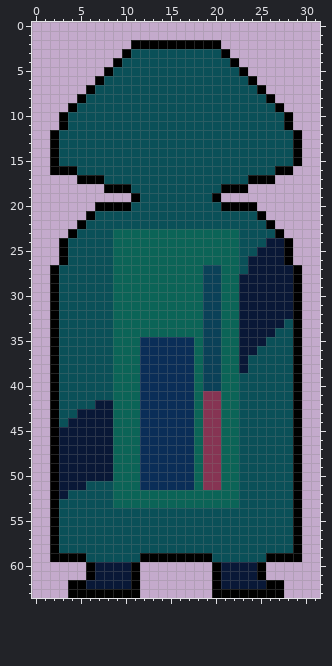
Pixel-art sprite -- proj_2_ghosts/assets/ghost_hunter_back.png. Above is the file before it was changed.
The file is 32x64 pixels.
New version:
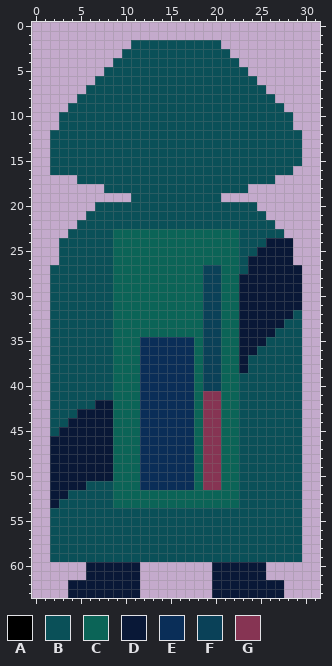
Palette (. is transparent): A #000000  B #0a5058  C #0b6457  D #091837  E #0a2e58  F #0a4158  G #863453
Change:
Colour B replaces colour A in row 2 at x 11 to 20; in row 3 at x 10 and 21; in row 4 at x 9 and 22; in row 5 at x 8 and 23; in row 6 at x 7 and 24; in row 7 at x 6 and 25.
Colour B replaces colour A in row 8 at x 5 and 26; in row 9 at x 4 and 27; in rows 10 to 11 at x 3 and 28; in rows 12 to 15 at x 2 and 29; in row 16 at x 2 to 4 and 27 to 28; in row 17 at x 5 to 7 and 24 to 26.
Colour B replaces colour A in row 18 at x 8 to 10 and 21 to 23; in row 19 at x 11 and 20; in row 20 at x 7 to 10 and 21 to 24; in row 21 at x 6 and 25; in row 22 at x 5 and 26; in row 23 at x 4 and 27.
Colour B replaces colour A in rows 24 to 26 at x 3; in rows 27 to 31 at x 2; in rows 32 to 45 at x 2 and 29; in rows 46 to 53 at x 29; in rows 54 to 58 at x 2 and 29; in row 59 at x 2 to 5, 12 to 19 and 26 to 29.
Colour D replaces colour A in rows 24 to 26 at x 28; in rows 27 to 31 at x 29; in rows 46 to 53 at x 2; in rows 60 to 61 at x 6, 11, 20 and 25; in row 62 at x 4 to 5, 11, 20 and 26 to 27; in row 63 at x 4 to 11 and 20 to 27.
Where, in picture pixels (left, top, right, bottom), the same in both pictures:
changed: (50, 40, 302, 598)
